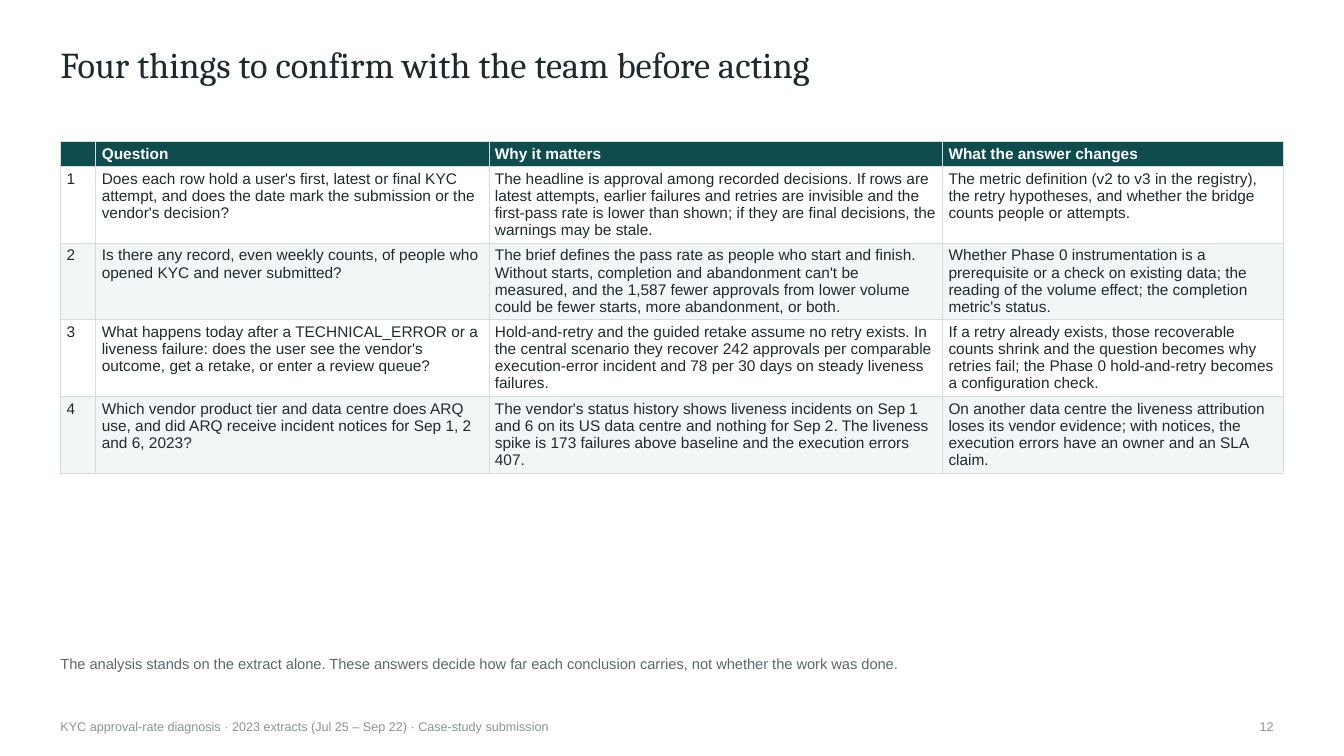
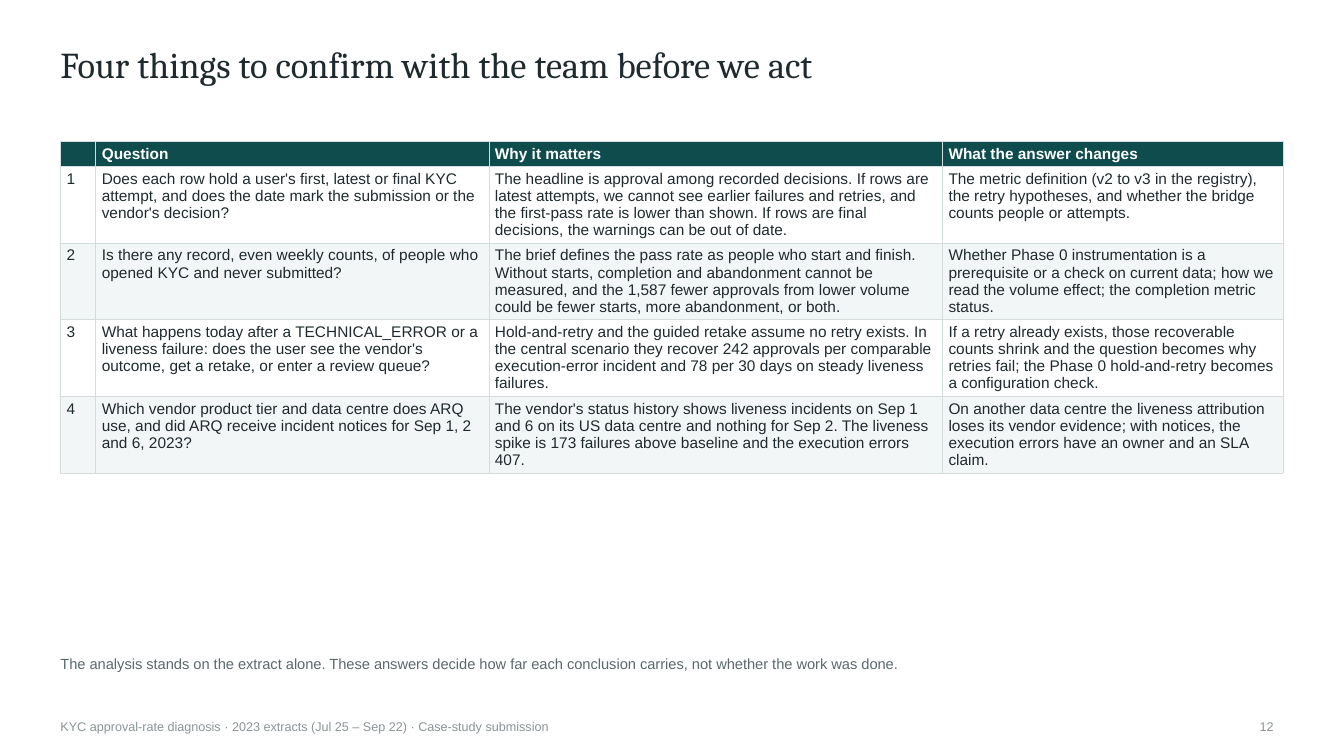
Before and after one commit to prosolkin/arq-kyc, a slide deck: slide 12 of analysis/export/kyc-approval-deck.pptx. Drawn at 1344x756 pixels with LibreOffice and Linux fonts; fonts in the diff are those of the drawing. Boxes give left, top, right and bottom in pixels: in the first picture for what was removed or moved away, otherwise in the second. Text is boxed around its words. In the diff, an @@ line names an element or a change of style, - is before the commit and + after.

```diff
--- a/analysis/export/kyc-approval-deck.pptx
+++ b/analysis/export/kyc-approval-deck.pptx
@@ text at (60, 52, 812, 86): text changed @@
-Four things to confirm with the team before acting
+Four things to confirm with the team before we act
@@ table at (60, 141, 1284, 469) @@
-row 2, column 3: The headline is approval among recorded decisions. If rows are latest attempts, earlier failures and retries are invisible and the first-pass rate is lower than shown; if they are final decisions, the warnings may be stale.
+row 2, column 3: The headline is approval among recorded decisions. If rows are latest attempts, we cannot see earlier failures and retries, and the first-pass rate is lower than shown. If rows are final decisions, the warnings can be out of date.
-row 3, column 3: The brief defines the pass rate as people who start and finish. Without starts, completion and abandonment can't be measured, and the 1,587 fewer approvals from lower volume could be fewer starts, more abandonment, or both.
+row 3, column 3: The brief defines the pass rate as people who start and finish. Without starts, completion and abandonment cannot be measured, and the 1,587 fewer approvals from lower volume could be fewer starts, more abandonment, or both.
-row 3, column 4: Whether Phase 0 instrumentation is a prerequisite or a check on existing data; the reading of the volume effect; the completion metric's status.
+row 3, column 4: Whether Phase 0 instrumentation is a prerequisite or a check on current data; how we read the volume effect; the completion metric status.
```
Also in this commit, not shown: 18 other slides changed, 43 other files.
